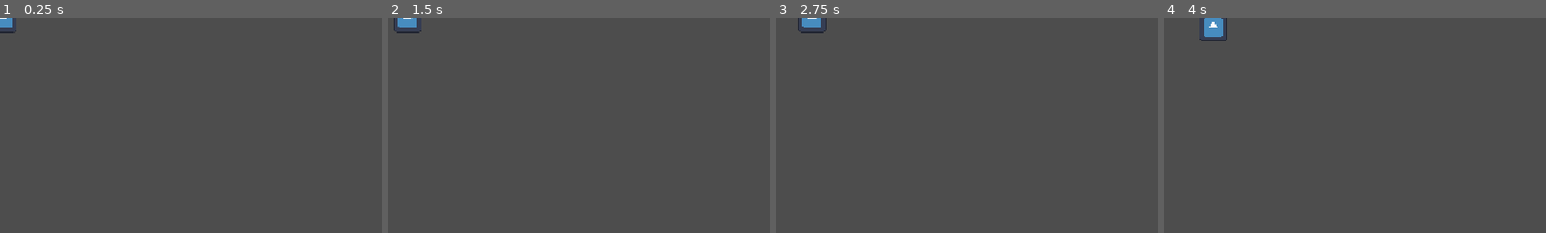
Above: before the commit, frames 1-4 (left to right).
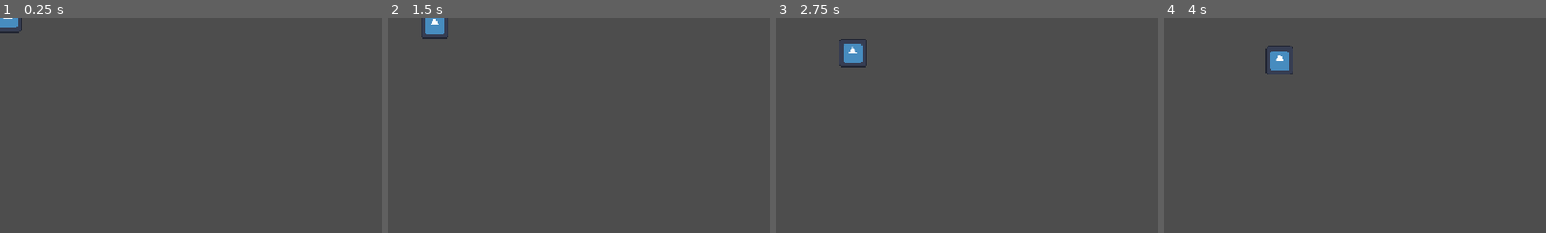
Above: after the commit, the same moments.

Repository: williamorriss/GMTK2026
Game: Godot game, scene res://enemies/melee_movement.tscn
Two runs of this game, one before a commit and one after it. Both use one fixed random seed, a clock stepped at 60 frames per second and the inputs below. The engine's default icon, where the game draws it, is replaced by a stand-in: a white triangle on a blue panel in a dark square.
Inputs (mouse positions are % of the whole screen's width and height, from its top left):
- Up to frame 1 (0.25 s): no input
- Up to frame 2 (1.5 s): tap Enter at 0.5 s; move the mouse to (72, 45) at 0.52 s; tap E at 0.6, 1.35 s; click (72, 45) at 0.67 s; move the mouse to (30, 55) at 1.27 s; click (30, 55) at 1.42 s
- Up to frame 3 (2.75 s): move the mouse to (60, 28) at 2.02 s; tap E at 2.1 s; click (60, 28) at 2.17 s
- Up to frame 4 (4 s): move the mouse to (45, 70) at 2.77 s; tap E at 2.85, 3.6 s; click (45, 70) at 2.92 s; move the mouse to (80, 65) at 3.52 s; click (80, 65) at 3.67 s
The pictures show only the part of the screen within x 0-50%, y 0-50%; the shares and areas given below are measured in that part.

The runs differ from the first frame. In frame 1, 0.1% of the frame differs, in the area x 0-6%, y 0-8%; in frame 2, 0.8%; in frame 3, 0.9%; in frame 4, 1.0%, in the area x 9-34%, y 0-27%.

Commit message:
The grunt can attack by walking towards the player

Diff:
--- a/gmtk-2026/enemies/grunt.gd
+++ b/gmtk-2026/enemies/grunt.gd
@@ -1,8 +1,11 @@
 extends CharacterBody2D
 
 
-var speed = 20.0
+@export var speed = 50.0
+@export var atk = 10.0
 @onready var parent = self.get_parent()
+@onready var player = self.get_parent().get_child(0)
+
 var index = 0
 
 
@@ -21,3 +24,7 @@
 
 	if global_position.distance_to(target) <= 4.0:
 		index += 1
+
+func attack():
+	if global_position.distance_to(player.global_position) <= 4.0:
+		player.health -= atk
--- /dev/null
+++ b/gmtk-2026/enemies/test_node.gd
@@ -0,0 +1,11 @@
+extends Node2D
+
+@export var health = 50.0
+# Called when the node enters the scene tree for the first time.
+func _ready() -> void:
+	pass # Replace with function body.
+
+
+# Called every frame. 'delta' is the elapsed time since the previous frame.
+func _process(delta: float) -> void:
+	pass
Not shown, added: gmtk-2026/enemies/test_node.gd.uid
